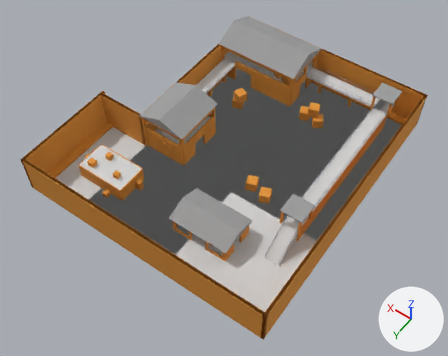
Before and after pictures for a commit that changed the glTF model visual/arena_map.glb.
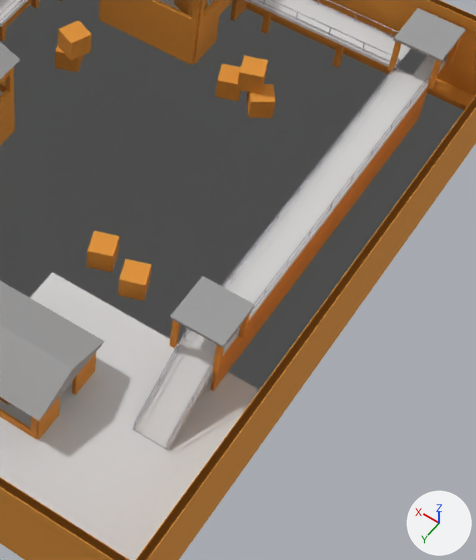
Each version is shown whole from a 50 mm camera at (-38.6, 66.3, 91.4) aimed at (3.3, 7.6, -0.8), then close up on the part from 47% to 91% of the width and 22% to 87% of the height. Lighting does not change. The marker at lower right points along +X, +Y and +Z. The first two pictures are the older version. Where no turn or scale is listed for an object, it has been applied to the vertices. Vertices at exactly the same position are counted once.

In view in the first close-up: 'Corr_wall_W', 'Floor_main', 'Floor_main.001', 'HS_roof', 'NWall', 'SWall', 'Tower_NW_roof', 'WTrim', 'WWall', 'Walk_NW_slope', 'Walk_S_floor', 'Walk_W_floor', 'rail_slope_in_bot', 'rail_slope_out_bot' and 55 more.
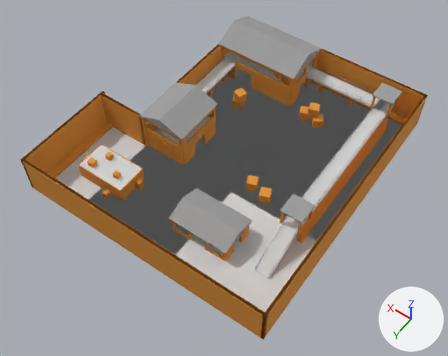
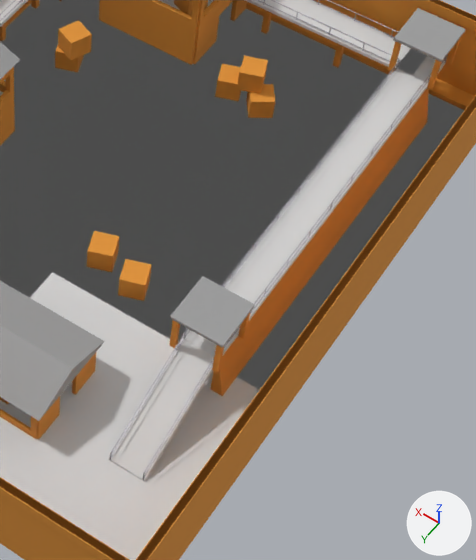
Location of each change, (x1, y1, x2, y2) in pixels of the close-ups (476 x 560 px):
'Corr_wall_W', reshaped: before (211, 88, 428, 391); after (211, 88, 429, 396)
'Walk_NW_slope', moved, rescaled (28% wider, 27% taller): before (132, 338, 214, 451); after (109, 338, 214, 482)
'rail_slope_in_bot', reshaped (45% wider, 34% taller): before (135, 338, 185, 427); after (111, 338, 184, 458)
'rail_slope_out_bot', reshaped (51% wider, 39% taller): before (168, 362, 214, 445); after (144, 362, 214, 478)

The change in detail:
me_rail_slope_in_bot is used by ob_rail_slope_in_bot; location (0.0, 0.0, 0.0).
Before the commit, vertices of me_rail_slope_in_bot: 1 (-12.65, 17.98, 0.32) at pixel (134, 427), 3 (-12.62, 17.98, 0.33) at pixel (134, 427), 7 (-12.62, 18.02, 0.37) at pixel (133, 427), 9 (-12.65, 18.02, 0.38) at pixel (134, 427), 11 (-12.68, 18.02, 0.37) at pixel (134, 427).
Before the commit, vertices of me_rail_slope_in_bot: 15 (-12.68, 17.98, 0.33) at pixel (134, 427).
me_rail_slope_in_bot had 16 vertices, 28 faces and spanned x -12.69..-12.61, y 11.98..18.02, z 0.32..4.38.
me_rail_slope_in_bot now has 16 vertices, 28 faces and spans x -12.69..-12.61, y 11.98..21.0, z 0.32..4.38.
Part 1, on me_rail_slope_in_bot:
Vertices 7, 9, 11 of me_rail_slope_in_bot move by (0.0, 2.98, 0.0).
Vertices 1, 3, 15 of me_rail_slope_in_bot move by (0.0, 3.02, 0.0).
Vertex 5 of me_rail_slope_in_bot moves from (-12.61, 18.0, 0.35) at pixel (133, 427) to (-12.61, 21.0, 0.35) at pixel (110, 457).
Vertex 13 of me_rail_slope_in_bot moves from (-12.69, 18.0, 0.35) at pixel (134, 427) to (-12.69, 21.0, 0.35) at pixel (111, 458).
me_rail_slope_out_bot is used by ob_rail_slope_out_bot; location (0.0, 0.0, 0.0).
Before the commit, vertices of me_rail_slope_out_bot: 1 (-15.35, 17.98, 0.32) at pixel (167, 447), 3 (-15.32, 17.98, 0.33) at pixel (166, 447), 7 (-15.32, 18.02, 0.37) at pixel (166, 446), 9 (-15.35, 18.02, 0.38) at pixel (166, 447), 11 (-15.38, 18.02, 0.37) at pixel (167, 447).
Before the commit, vertices of me_rail_slope_out_bot: 15 (-15.38, 17.98, 0.33) at pixel (167, 447).
me_rail_slope_out_bot had 16 vertices, 28 faces and spanned x -15.39..-15.31, y 11.98..18.02, z 0.32..4.38.
me_rail_slope_out_bot now has 16 vertices, 28 faces and spans x -15.39..-15.31, y 11.98..21.0, z 0.32..4.38.
Part 2, on me_rail_slope_out_bot:
Vertices 7, 9, 11 of me_rail_slope_out_bot move by (0.0, 2.98, 0.0).
Vertices 1, 3, 15 of me_rail_slope_out_bot move by (0.0, 3.02, 0.0).
Vertex 5 of me_rail_slope_out_bot moves from (-15.31, 18.0, 0.35) at pixel (166, 446) to (-15.31, 21.0, 0.35) at pixel (142, 478).
Vertex 13 of me_rail_slope_out_bot moves from (-15.39, 18.0, 0.35) at pixel (167, 447) to (-15.39, 21.0, 0.35) at pixel (143, 478).
me_corr_wall_w is used by ob_corr_wall_w; location (0.0, 0.0, 0.0).
me_corr_wall_w had 8 vertices, 12 faces and spanned x -15.5..-15.2, y -20.5..12.0, z 0.0..3.8.
me_corr_wall_w now has 8 vertices, 12 faces and spans x -16.2..-15.2, y -20.5..12.0, z 0.0..3.8.
Part 3, on me_corr_wall_w:
Vertex 0 of me_corr_wall_w moves from (-15.5, -20.5, 0.0) at pixel (419, 118) to (-16.2, -20.5, 0.0) at pixel (427, 122).
Vertex 3 of me_corr_wall_w moves from (-15.5, 12.0, 0.0) at pixel (213, 391) to (-16.2, 12.0, 0.0) at pixel (222, 396).
me_cube_355 is used by ob_walk_nw_slope; location (-14.0, 15.0, 4.0).
me_cube_355 had 8 vertices, 12 faces and spanned x -1.5..1.5, y -3.0..3.0, z -4.15..0.15.
me_cube_355 now has 8 vertices, 12 faces and spans x -1.5..1.5, y -3.0..6.0, z -4.15..0.15.
me_cube_355 part 4: the whole mesh is scaled about its middle by (1, 1.5, 1), then moved by (0.0, 1.5, 0.0).
